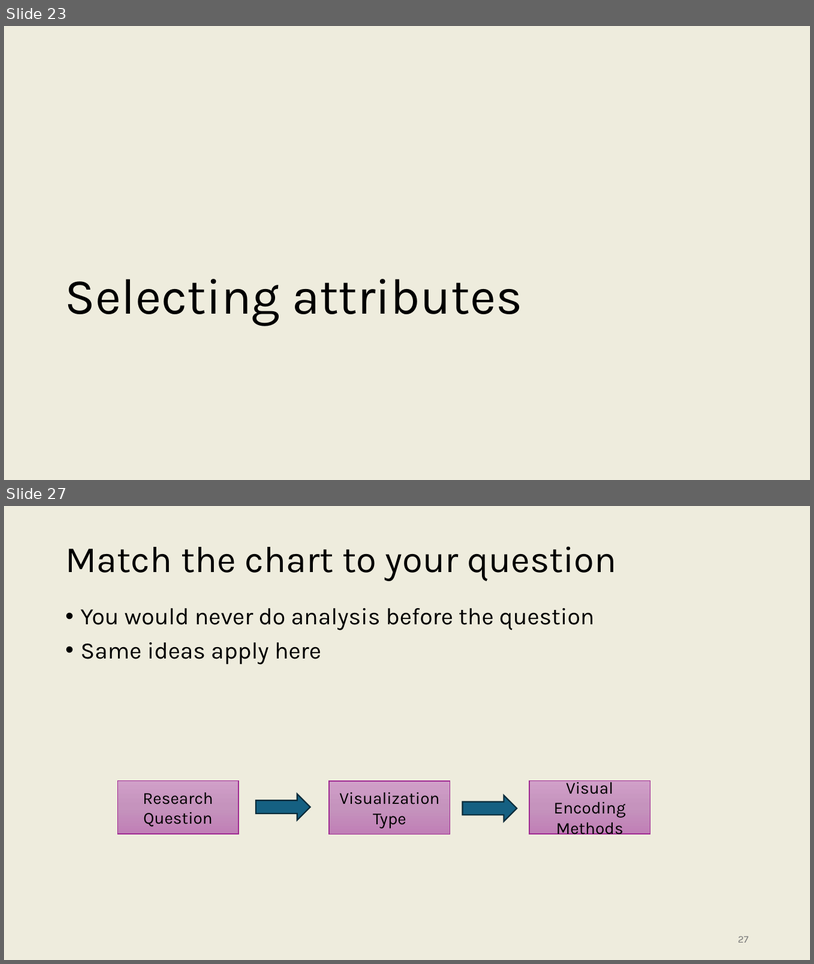
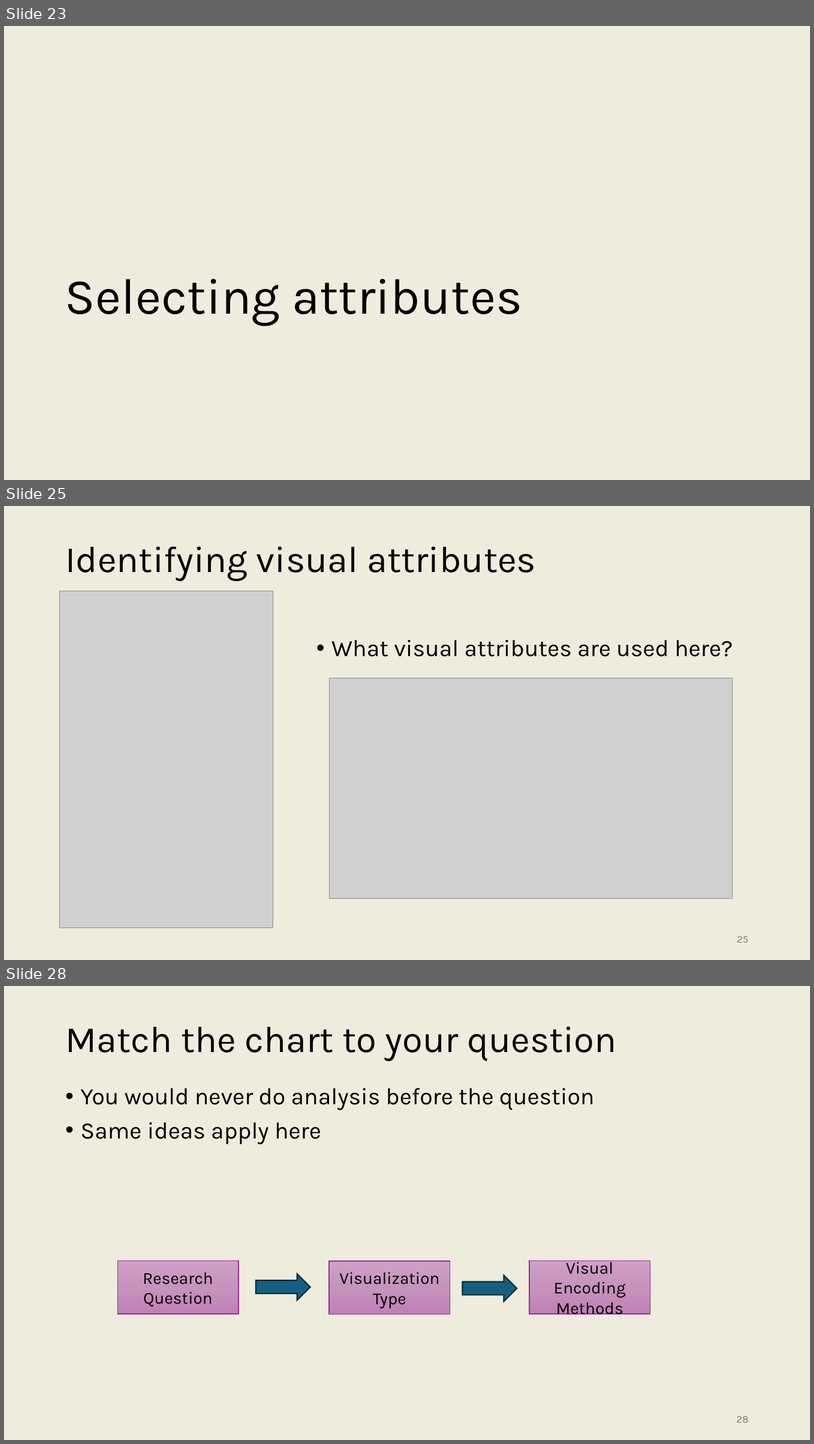
Before and after one commit to onishisaryu/HES-3000-Sports-Data-Analytics, a slide deck: pptx/Lecture7.pptx. Shown one above the other, each under a label of ours: slides 23 and 27 before the commit, slides 23, 25 and 28 after it; the slides between them are not shown. The pictures are 814x964 and 814x1444 pixels, drawn with LibreOffice and Linux fonts; fonts in the diff are those of the drawing; grey boxes stand for pictures. Boxes give left, top, right and bottom in pixels: in the first picture for what was removed or moved away, otherwise in the second. Text is boxed around its words. In the diff, an @@ line names an element or a change of style, - is before the commit and + after.

```diff
--- a/pptx/Lecture7.pptx
+++ b/pptx/Lecture7.pptx
@@ slide 25 added at (x1=4, y1=506, x2=810, y2=960), background #EEECDD @@
@@ title added at (x1=65, y1=546, x2=537, y2=581), 44 pt, text #000000 @@
+Identifying visual attributes
@@ picture added at (x1=60, y1=591, x2=274, y2=928) @@
@@ text added at (x1=332, y1=640, x2=733, y2=657), 28 pt, text #000000 @@
+• What visual attributes are used here?
@@ picture added at (x1=329, y1=678, x2=732, y2=898) @@
@@ page number added at (x1=737, y1=936, x2=749, y2=942), 12 pt, text #797979 @@
+25
@@ what was slide 27 is now slide 28 @@
@@ page number at (x1=737, y1=1416, x2=749, y2=1422): text changed @@
-27
+28
```
Also in this commit, not shown: 3 slides changed, 7 other slides added, 4 slides removed.
